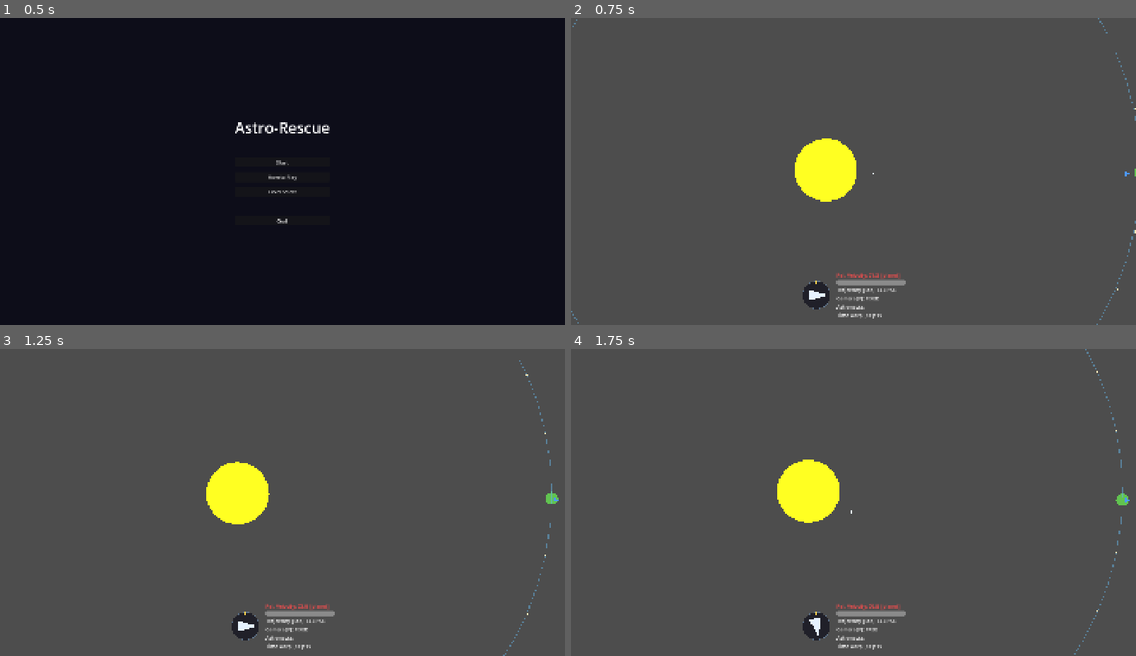
Above: before the commit, frames 1-4 (two rows, left to right).
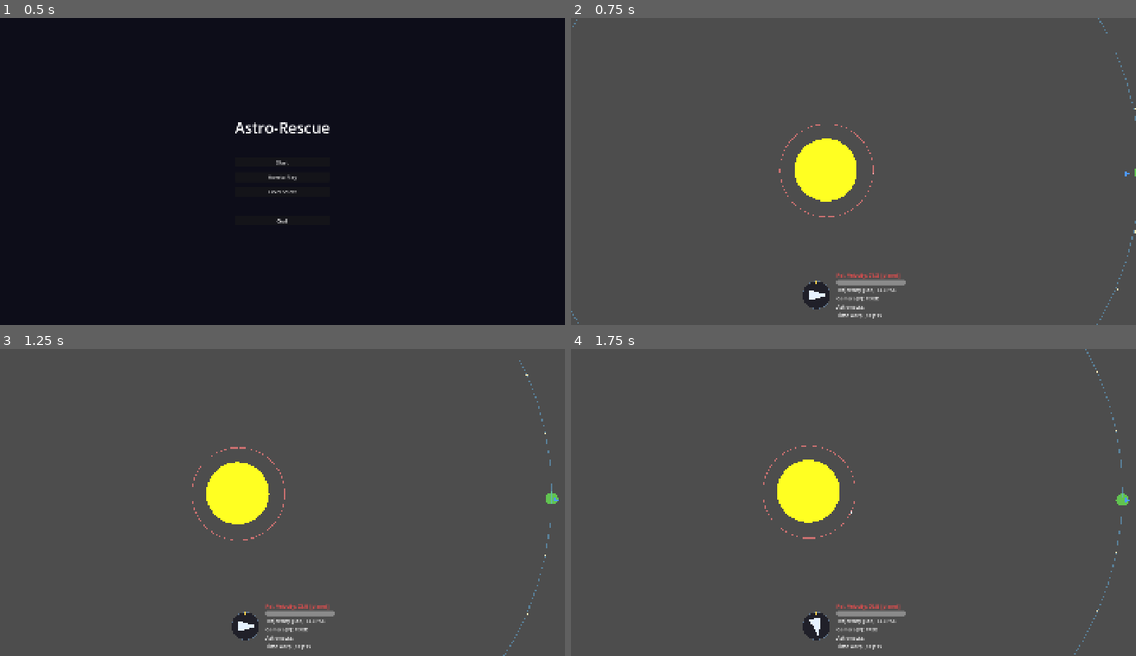
Above: after the commit, the same moments.

Repository: swan-eternal/astrorescue
Game: Godot game, scene res://scenes/main_menu.tscn
Same seed, same stepped clock (60 frames per second), same inputs: the game is played once before the commit and once after it.
Inputs (mouse positions are in pixels of both pictures, inside the frame that each line leads up to):
- Up to frame 1 (0.5 s): no input
- Up to frame 2 (0.75 s): click "Start" at 0.5 s
- Up to frame 3 (1.25 s): no input
- Up to frame 4 (1.75 s): move the mouse to (977, 487) at 1.27 s; hold D (rotate_right) from 1.28 s (still down); tap F (toggle_free_camera) at 1.35 s; click (977, 487) at 1.42 s

Frame 1 is identical in both runs. In frame 2, 0.1% of the frame differs, in the area x 36-54%, y 34-65%; in frame 3, 0.1%, in the area x 34-51%, y 31-63%; in frame 4, 0.1%.

Commit message:
fix(trajectory): bounds guard + lazy-init sun + PROJECTED-only markers
Three bugs in trajectoryline_2d.gd / scene init order:

- Out-of-bounds crash on Tab when _simulate_projected returned
  empty (sun_mass <= 0 during early init). Manual if/elif clamp
  could produce index = -1 then access points[-1]. Replaced with
  clampi + empty-guard.
- _find_sun() in _ready returned null — trajectoryline._ready
  runs before LevelLoader._ready (LevelLoader is a sibling that
  adds the sun). Lazy retry in _process now caches on first
  success.
- Marker dots in ELLIPSE mode were fixed-time samples on the
  closed-form ellipse — clutter on top of the ellipse itself.
  Marker sampling is now PROJECTED-only.

Diff:
--- a/scripts/trajectoryline_2d.gd
+++ b/scripts/trajectoryline_2d.gd
@@ -69,10 +69,10 @@
 
 
 # Time markers — small dots showing where the rocket will be at
-# t+interval, t+2*interval, t+3*interval (etc.) along the trajectory.
-# In ELLIPSE mode, markers use closed-form math (exact on the orbital
-# ellipse). In PROJECTED mode, markers are sampled along the
-# forward-simulated polyline (showing perturbations).
+# t+interval, t+2*interval, t+3*interval (etc.) along the projected
+# trajectory. PROJECTED mode only: ELLIPSE mode relies on the closed-form
+# ellipse itself to convey the orbital path, so extra dot markers would
+# clutter the visualization without adding information.
 #
 # Implementation: a "conveyor" array tracks each marker's remaining
 # time. Each physics tick the counters decrement; when one hits 0,
@@ -198,6 +198,12 @@
 	var zoom_factor: float = clampf(cam.zoom.x, 0.1, 1.0) if cam != null else 1.0
 	width = line_width / zoom_factor
 
+	# Lazy-init sun: trajectoryline._ready runs BEFORE LevelLoader._ready
+	# in scene-tree order, so _find_sun() returns null on the first frame.
+	# Retry each frame until found; cheap (one group lookup, one pass).
+	if sun == null:
+		sun = _find_sun()
+
 	# Refresh sun mass from cached reference — change sun.mass in the
 	# inspector and the trajectory picks it up next frame.
 	if sun != null:
@@ -224,29 +230,13 @@
 		if _marker_times[i] <= 0.0:
 			_marker_times[i] = time_marker_interval * float(time_marker_count)
 
-	# Sample markers differently per mode:
-	# - ELLIPSE: closed-form math (exact on the orbital ellipse).
-	# - PROJECTED: indices into the forward-simulated polyline (shows
-	#   perturbations from planet gravity).
+	# PROJECTED mode only: sample indices into the forward-simulated
+	# polyline (shows perturbations from planet gravity). ELLIPSE mode
+	# leaves marker_positions empty — the ellipse itself is the path.
 	var marker_positions: PackedVector2Array = PackedVector2Array()
-	if mode == Mode.ELLIPSE:
-		var elements := _compute_elements_from_state(rocket.global_position, rocket.velocity, sun_mass)
-		if not elements.is_empty():
-			for time_remaining in _marker_times:
-				var t_marker: float = GameTime.current + time_remaining
-				var state := OrbitCalculator.compute_state(
-					elements["perihelion"], elements["aphelion"],
-					elements["angle_of_aphelion"], elements["phase"],
-					t_marker, sun_mass
-				)
-				marker_positions.append(state["position"])
-	else:  # PROJECTED
+	if mode == Mode.PROJECTED and not points.is_empty():
 		for time_remaining in _marker_times:
-			var index: int = int(time_remaining / projected_step_dt)
-			if index < 0:
-				index = 0
-			elif index >= points.size():
-				index = points.size() - 1
+			var index: int = clampi(int(time_remaining / projected_step_dt), 0, points.size() - 1)
 			marker_positions.append(points[index])
 
 	_time_marker.update_positions(_world_to_screen_markers(marker_positions))
